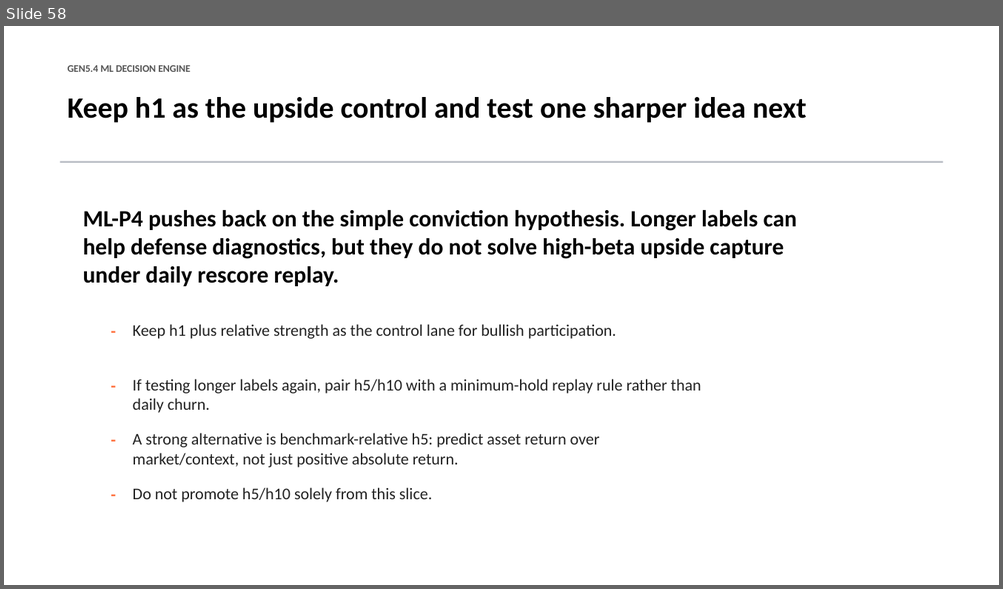
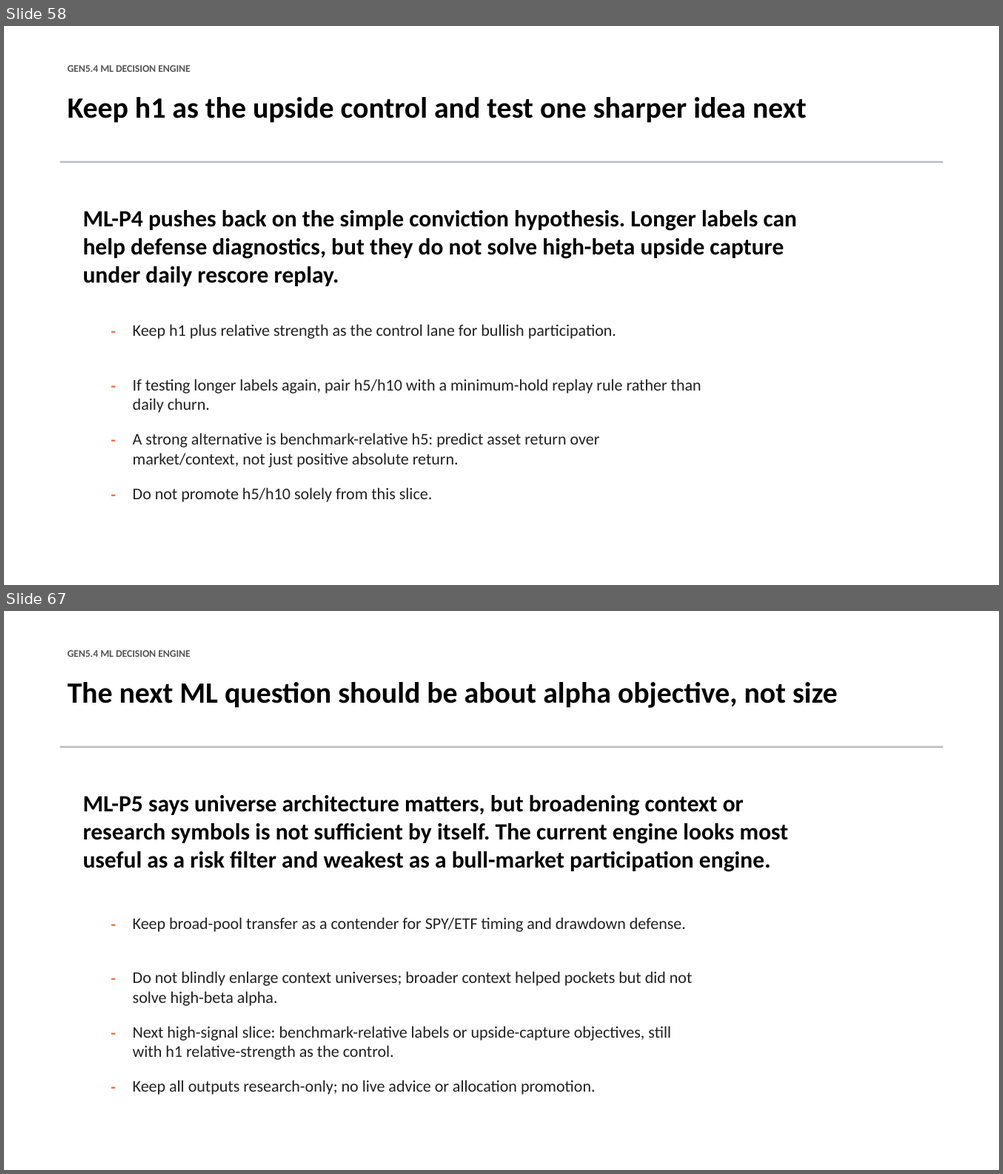
Before and after one commit to Francisc0Franc0/Time-Series-Modeling-Gen5, a slide deck: presentations/gen5_4_ml_decision_engine_incremental_build.pptx. Shown one above the other, each under a label of ours: slide 58 before the commit, slides 58 and 67 after it; the slides between them are not shown. The pictures are 1003x589 and 1003x1174 pixels, drawn with LibreOffice and Linux fonts; fonts in the diff are those of the drawing. Boxes give left, top, right and bottom in pixels: in the first picture for what was removed or moved away, otherwise in the second. Text is boxed around its words. In the diff, an @@ line names an element or a change of style, - is before the commit and + after.

Commit message:
Add Gen5.4 universe architecture screen

```diff
--- a/presentations/gen5_4_ml_decision_engine_incremental_build.pptx
+++ b/presentations/gen5_4_ml_decision_engine_incremental_build.pptx
@@ slide 67 added at [4, 611, 999, 1170], background #FFFFFF @@
@@ text added at [68, 650, 190, 657], 9.8 pt, text #555555, bold @@
+GEN5.4 ML DECISION ENGINE
@@ text added at [68, 682, 837, 708], 28.5 pt, text #000000, bold @@
+The next ML question should be about alpha objective, not size
@@ rectangle added at [60, 746, 942, 748], fill #B8BCC4 @@
@@ text added at [83, 795, 788, 872], 22.5 pt, text #000000, bold @@
+ML-P5 says universe architecture matters, but broadening context or research symbols is not sufficient by itself. The current engine looks most useful as a risk filter and weakest as a bull-market participation engine.
@@ text added at [103, 910, 119, 931], 15.8 pt, text #FF6B35, bold @@
+-
@@ text added at [133, 917, 686, 932], 15.8 pt, text #222222 @@
+Keep broad-pool transfer as a contender for SPY/ETF timing and drawdown defense.
@@ text added at [103, 965, 119, 985], 15.8 pt, text #FF6B35, bold @@
+-
@@ text added at [133, 971, 692, 1006], 15.8 pt, text #222222 @@
+Do not blindly enlarge context universes; broader context helped pockets but did not solve high-beta alpha.
@@ text added at [103, 1019, 119, 1039], 15.8 pt, text #FF6B35, bold @@
+-
@@ text added at [133, 1026, 671, 1060], 15.8 pt, text #222222 @@
+Next high-signal slice: benchmark-relative labels or upside-capture objectives, still with h1 relative-strength as the control.
@@ text added at [103, 1073, 119, 1093], 15.8 pt, text #FF6B35, bold @@
+-
@@ text added at [133, 1080, 595, 1095], 15.8 pt, text #222222 @@
+Keep all outputs research-only; no live advice or allocation promotion.
```
Also in this commit, not shown: 8 other slides added, 6 other files.
